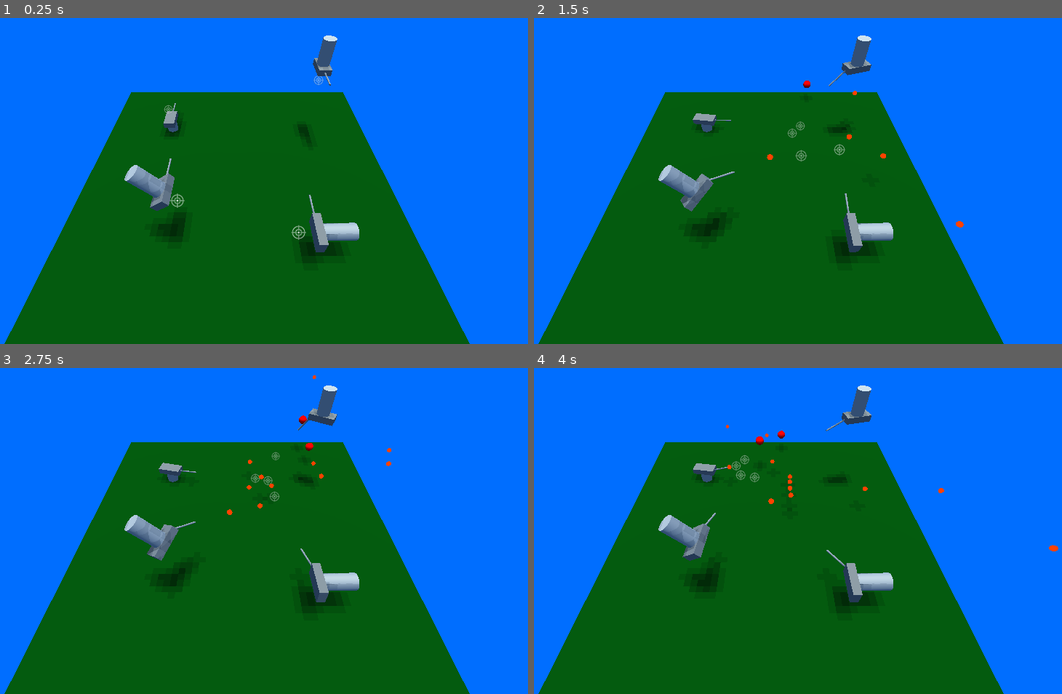
Above: before the commit, frames 1-4 (two rows, left to right).
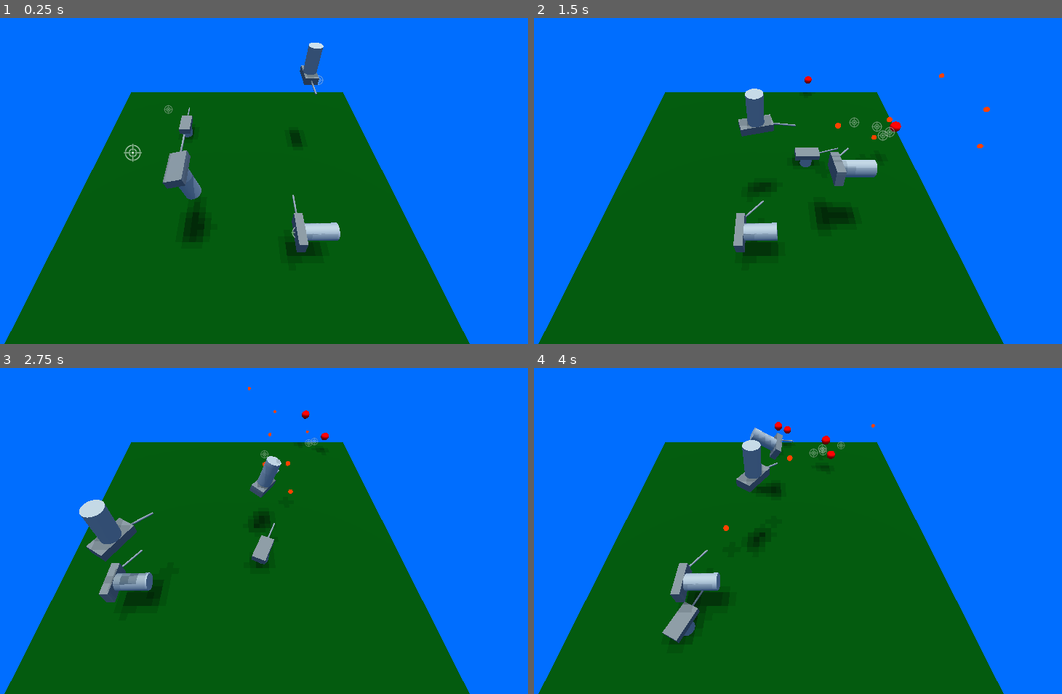
Above: after the commit, the same moments.

Repository: renosyah/3D_turret_demo
Game: Godot game, scene res://main.tscn
Two runs of this game, one before a commit and one after it. Both use one fixed random seed, a clock stepped at 60 frames per second and the inputs below.
Inputs:
- Up to frame 1 (0.25 s): no input
- Up to frame 2 (1.5 s): no input
- Up to frame 3 (2.75 s): no input
- Up to frame 4 (4 s): no input

The runs differ from the first frame. In frame 1, 4.3% of the frame differs, in the area x 23-69%, y 5-73%; in frame 2, 6.1%, in the area x 23-87%, y 5-76%; in frame 3, 5.9%; in frame 4, 5.7%.

Commit message:
make turret move

Diff:
--- a/enemy/enemy.gd
+++ b/enemy/enemy.gd
@@ -1,7 +1,7 @@
 extends KinematicBody
 
 export var move_to :Vector3
-export var speed :float = 7
+export var speed :float = 4
 
 var velocity :Vector3
 
--- a/main.tscn
+++ b/main.tscn
@@ -23,6 +23,134 @@
 "tilts": PoolRealArray( 0, 0, 0 )
 }
 
+[sub_resource type="Animation" id=5]
+length = 0.001
+tracks/0/type = "value"
+tracks/0/path = NodePath("turret:translation")
+tracks/0/interp = 1
+tracks/0/loop_wrap = true
+tracks/0/imported = false
+tracks/0/enabled = true
+tracks/0/keys = {
+"times": PoolRealArray( 0 ),
+"transitions": PoolRealArray( 1 ),
+"update": 0,
+"values": [ Vector3( -6.42271, 0, -5.91117 ) ]
+}
+tracks/1/type = "value"
+tracks/1/path = NodePath("turret4:translation")
+tracks/1/interp = 1
+tracks/1/loop_wrap = true
+tracks/1/imported = false
+tracks/1/enabled = true
+tracks/1/keys = {
+"times": PoolRealArray( 0 ),
+"transitions": PoolRealArray( 1 ),
+"update": 0,
+"values": [ Vector3( -5.00805, 5.27991, 5.01608 ) ]
+}
+tracks/2/type = "value"
+tracks/2/path = NodePath("turret3:translation")
+tracks/2/interp = 1
+tracks/2/loop_wrap = true
+tracks/2/imported = false
+tracks/2/enabled = true
+tracks/2/keys = {
+"times": PoolRealArray( 0 ),
+"transitions": PoolRealArray( 1 ),
+"update": 0,
+"values": [ Vector3( 6.82058, 7.58586, -5.74066 ) ]
+}
+tracks/3/type = "value"
+tracks/3/path = NodePath("turret4:rotation_degrees")
+tracks/3/interp = 1
+tracks/3/loop_wrap = true
+tracks/3/imported = false
+tracks/3/enabled = true
+tracks/3/keys = {
+"times": PoolRealArray( 0 ),
+"transitions": PoolRealArray( 1 ),
+"update": 0,
+"values": [ Vector3( 0, 0, 0 ) ]
+}
+tracks/4/type = "value"
+tracks/4/path = NodePath("turret2:translation")
+tracks/4/interp = 1
+tracks/4/loop_wrap = true
+tracks/4/imported = false
+tracks/4/enabled = true
+tracks/4/keys = {
+"times": PoolRealArray( 0 ),
+"transitions": PoolRealArray( 1 ),
+"update": 0,
+"values": [ Vector3( 5.9072, 2.80997, 6.76867 ) ]
+}
+
+[sub_resource type="Animation" id=6]
+resource_name = "move"
+length = 3.0
+loop = true
+tracks/0/type = "value"
+tracks/0/path = NodePath("turret:translation")
+tracks/0/interp = 1
+tracks/0/loop_wrap = true
+tracks/0/imported = false
+tracks/0/enabled = true
+tracks/0/keys = {
+"times": PoolRealArray( 0, 1, 2.1, 3 ),
+"transitions": PoolRealArray( 1, 1, 1, 1 ),
+"update": 0,
+"values": [ Vector3( -6.42271, 0, -5.91117 ), Vector3( 6.18786, 0, 0.329206 ), Vector3( -6.42271, 0, 9.31246 ), Vector3( -6.42271, 0, -5.91117 ) ]
+}
+tracks/1/type = "value"
+tracks/1/path = NodePath("turret4:translation")
+tracks/1/interp = 1
+tracks/1/loop_wrap = true
+tracks/1/imported = false
+tracks/1/enabled = true
+tracks/1/keys = {
+"times": PoolRealArray( 0, 0.6, 2, 3 ),
+"transitions": PoolRealArray( 1, 1, 1, 1 ),
+"update": 0,
+"values": [ Vector3( -5.00805, 5.27991, 5.01608 ), Vector3( 5.60498, 5.27991, 5.01608 ), Vector3( -0.585955, 5.27991, -4.34164 ), Vector3( -5.00805, 5.27991, 5.01608 ) ]
+}
+tracks/2/type = "value"
+tracks/2/path = NodePath("turret3:translation")
+tracks/2/interp = 1
+tracks/2/loop_wrap = true
+tracks/2/imported = false
+tracks/2/enabled = true
+tracks/2/keys = {
+"times": PoolRealArray( 0, 1.3, 3 ),
+"transitions": PoolRealArray( 1, 1, 1 ),
+"update": 0,
+"values": [ Vector3( 6.82058, 7.58586, -5.74066 ), Vector3( -6.58158, 7.58586, 6.88936 ), Vector3( 6.82058, 7.58586, -5.74066 ) ]
+}
+tracks/3/type = "value"
+tracks/3/path = NodePath("turret4:rotation_degrees")
+tracks/3/interp = 1
+tracks/3/loop_wrap = true
+tracks/3/imported = false
+tracks/3/enabled = true
+tracks/3/keys = {
+"times": PoolRealArray( 0, 3 ),
+"transitions": PoolRealArray( 1, 1 ),
+"update": 0,
+"values": [ Vector3( 0, 0, 0 ), Vector3( 0, 0, 360 ) ]
+}
+tracks/4/type = "value"
+tracks/4/path = NodePath("turret2:translation")
+tracks/4/interp = 1
+tracks/4/loop_wrap = true
+tracks/4/imported = false
+tracks/4/enabled = true
+tracks/4/keys = {
+"times": PoolRealArray( 0, 1.6, 3 ),
+"transitions": PoolRealArray( 1, 1, 1 ),
+"update": 0,
+"values": [ Vector3( 5.9072, 2.80997, 6.76867 ), Vector3( -8.06204, 2.80997, 6.76867 ), Vector3( 5.9072, 2.80997, 6.76867 ) ]
+}
+
 [node name="Node" type="Node"]
 script = ExtResource( 2 )
 enemy_scene = ExtResource( 3 )
@@ -35,7 +163,7 @@
 transform = Transform( 1, 0, 0, 0, 1, 0, 0, 0, 1, -6.42271, 0, -5.91117 )
 
 [node name="turret4" parent="." instance=ExtResource( 1 )]
-transform = Transform( -0.804303, 0.594219, 0, -0.594219, -0.804303, 0, 0, 0, 1, -5.00805, 5.27991, 5.01608 )
+transform = Transform( 1, 0, 0, 0, 1, 0, 0, 0, 1, -5.00805, 5.27991, 5.01608 )
 
 [node name="turret3" parent="." instance=ExtResource( 1 )]
 transform = Transform( 1, 0, 0, 0, -0.999891, 0.0147474, 0, -0.0147474, -0.999891, 6.82058, 7.58586, -5.74066 )
@@ -76,4 +204,10 @@
 transform = Transform( 1, 0, 0, 0, 1, 0, 0, 0, 1, 0, 0, 20.7029 )
 current = true
 
+[node name="AnimationPlayer" type="AnimationPlayer" parent="."]
+autoplay = "move"
+playback_speed = 0.5
+anims/RESET = SubResource( 5 )
+anims/move = SubResource( 6 )
+
 [connection signal="timeout" from="Timer" to="." method="_on_Timer_timeout"]
--- a/turret/turret.gd
+++ b/turret/turret.gd
@@ -7,6 +7,7 @@
 export var limit_elevation :float = 15
 
 export var turret_rotation_speed :float = 8
+export var bullet_speed :float = 28
 
 var targets :Array
 
@@ -31,7 +32,6 @@
 	if not is_instance_valid(target):
 		return
 
-	var bullet_speed :float = 15
 	var pos = gun.global_transform.origin
 	var target_pos = target.global_transform.origin
 	var dist_to_target_pos = pos.distance_to(target_pos)
@@ -75,6 +75,7 @@
 	var b = bullet_scene.instance()
 	b.move_to = gun.global_transform.origin + -gun.global_transform.basis.z * 10
 	b.max_dist = 25
+	b.speed = bullet_speed
 	add_child(b)
 	b.translation = position_3d.global_transform.origin
 	b.launch()
Not shown: 1 places in main.tscn that only renumber resources
